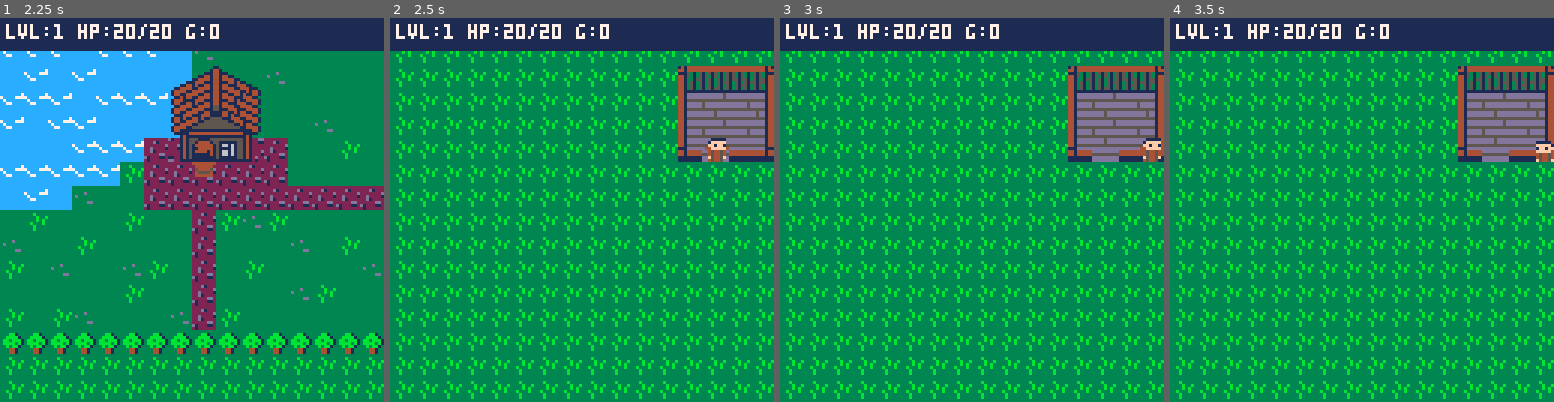
Above: before the commit, frames 1-4 (left to right).
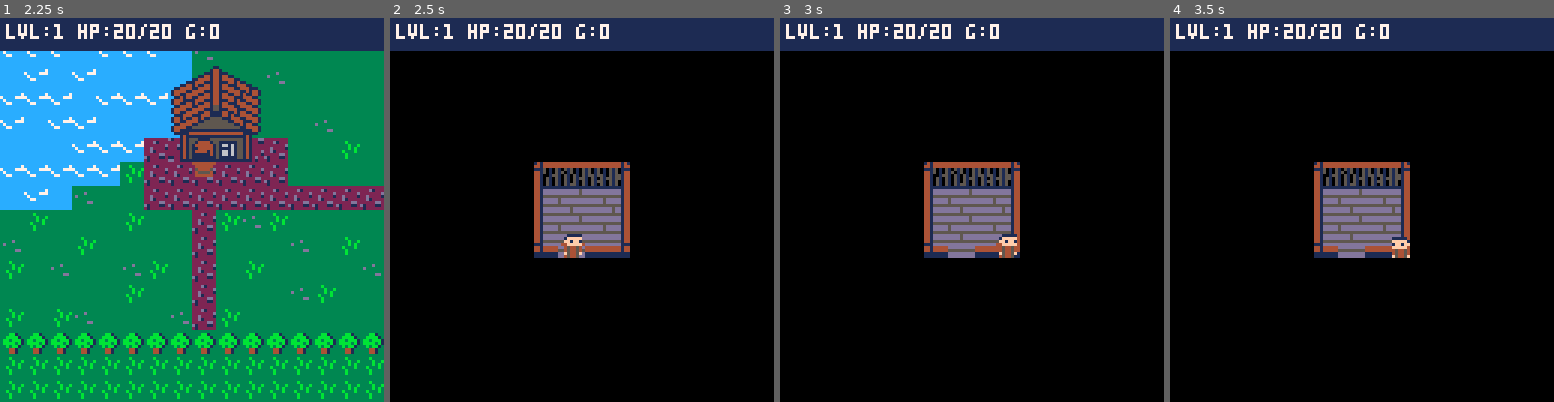
Above: after the commit, the same moments.

Repository: matthurtado/PicoRPG
Game: PICO-8 cartridge assets/base.p8
Same seed, same stepped clock (60 frames per second), same inputs: the game is played once before the commit and once after it.
Inputs:
- Up to frame 1 (2.25 s): tap X (X key) at 0.33, 1.07, 1.85 s; tap O (Z key) at 0.7, 1.7, 2.1 s; hold Right 1.6-2.1 s; hold Up from 2.15 s (still down)
- Up to frame 2 (2.5 s): release Up at 2.42 s; hold Right from 2.47 s (still down)
- Up to frame 3 (3 s): keep holding Right; tap O (Z key) at 2.5, 2.9 s; tap X (X key) at 2.97 s
- Up to frame 4 (3.5 s): release Right at 3.03 s; hold Left from 3.08 s (still down); tap O (Z key) at 3.3 s

Frame 1 is identical in both runs. In frame 2, 91% of the frame differs, in the area x 0-100%, y 8-100%; in frame 3, 91%; in frame 4, 91%.

Commit message:
Added function to clamp camera inside room when teleporting through door. Probably need to make the house bigger.

Diff:
--- a/src/systems/doors.lua
+++ b/src/systems/doors.lua
@@ -6,9 +6,5 @@
 STATE.doors.by_tile = STATE.doors.by_tile or {}
 
 -- Register your door tile(s) here:
-STATE.doors.by_tile[113] = {tx=125, ty=005}  -- door sprite #113 -> interior (96,20)
+STATE.doors.by_tile[113] = {tx=125, ty=005, room={x=124, y=002, w=4, h=4}}  -- door sprite #113 -> interior (96,20)
 STATE.doors.by_tile[121] = {tx=008, ty=005}
-
--- examples for more doors:
--- STATE.doors.by_tile[114] = {tx=104, ty=18}
--- STATE.doors.by_tile[115] = {tx=88,  ty=22}
--- a/src/systems/overworld.lua
+++ b/src/systems/overworld.lua
@@ -14,37 +14,35 @@
 -- helpers
 -- door helpers ---------------------------------------------------------------
 local function find_door_dest(tx, ty)
-  -- 1) exact cell match
+  -- exact cell override
   local by_cell = STATE.doors and STATE.doors.by_cell
   if by_cell then
     local d = by_cell[tx..","..ty]
-    if d then return d.tx, d.ty end
-  end
-
-  -- 2) by tile id
+    if d then return d.tx, d.ty, d.room end
+  end
+
+  -- by tile id
   local by_tile = STATE.doors and STATE.doors.by_tile
   if by_tile then
     local id = mget(tx,ty)
-    local d = by_tile[id] or by_tile[tostr(id)] -- tolerate string-keyed maps
-    if d then return d.tx, d.ty end
-  end
-
-  -- 3) fallback default (optional)
-  local def = STATE.default_interior
-  if def then return def.tx, def.ty end
+    local d = by_tile[id] or by_tile[tostr(id)]
+    if d then return d.tx, d.ty, d.room end
+  end
+
+  -- default (optional)
+  if STATE.default_interior then
+    local d = STATE.default_interior
+    return d.tx, d.ty, d.room
+  end
   return nil
 end
 
-
-local function teleport_to_tile(tx, ty)
+local function teleport_to_tile(tx, ty, room)
   local h=STATE.hero
   local px, py = tx*8, ty*8
-  h.x, h.y, h.tx, h.ty = px, py, px, py
+  h.x,h.y,h.tx,h.ty = px,py,px,py
   h.moving=false
-  -- center camera on hero
-  STATE.camx = mid(0, h.x-64, STATE.map_w*8-128)
-  STATE.camy = mid(0, h.y-64, STATE.map_h*8-128)
-  -- brief cooldown so we don't roll encounters right away
+  STATE.room = room or nil   -- << store active room when inside; nil when outside
   STATE.enc_cool = 10
 end
 
@@ -142,6 +140,35 @@
     return
   end
   STATE.enc_cool=5
+end
+
+local function set_camera_to_room_or_world()
+  local h=STATE.hero
+  if STATE.room then
+    local rx = STATE.room.x*8
+    local ry = STATE.room.y*8
+    local rw = STATE.room.w*8
+    local rh = STATE.room.h*8
+    local vw, vh = 128, 128
+
+    -- X axis
+    if rw <= vw then
+      -- room narrower than screen: center it
+      STATE.camx = flr(rx + rw/2 - vw/2)
+    else
+      STATE.camx = mid(rx, h.x-64, rx + rw - vw)
+    end
+    -- Y axis
+    if rh <= vh then
+      STATE.camy = flr(ry + rh/2 - vh/2)
+    else
+      STATE.camy = mid(ry, h.y-64, ry + rh - vh)
+    end
+  else
+    -- outside: clamp to full world
+    STATE.camx = mid(0, h.x-64, STATE.map_w*8-128)
+    STATE.camy = mid(0, h.y-64, STATE.map_h*8-128)
+  end
 end
 
 -- update/draw
@@ -191,18 +218,15 @@
     local id = mget(tx,ty)
 
     -- door check first
+    local tx,ty = flr(h.x/8), flr(h.y/8)
+    local id = mget(tx,ty)
     if fget(id,2) then
-      local dx,dy = find_door_dest(tx,ty)
-
+      local dx,dy,room = find_door_dest(tx,ty)
       if dx then
-        teleport_to_tile(dx,dy)
-        return -- stop here this frame (skip encounter roll)
+        teleport_to_tile(dx,dy,room)
+        return
       end
-    else
-      -- optional: clear door debug when not on a door
-      -- STATE.debug_msg = nil
-    end
-
+    end
     -- only roll encounters on tiles marked "not safe" (flag 1 set)
     if not is_safe(h.x, h.y) then
       try_encounter()
@@ -216,44 +240,39 @@
   else
     h.anim_t = 0
   end
-
-  -- keep camera on hero
-  STATE.camx = mid(0, h.x-64, STATE.map_w*8-128)
-  STATE.camy = mid(0, h.y-64, STATE.map_h*8-128)
+  set_camera_to_room_or_world()
 end
 
 function SYS.overworld.draw()
   local camx,camy=flr(STATE.camx or 0), flr(STATE.camy or 0)
   camera(camx, camy)
-
-  -- map
+  cls(0)
+
+  -- if inside a room, only draw that rectangle
+  if STATE.room then
+    local rx = STATE.room.x*8 - camx
+    local ry = STATE.room.y*8 - camy
+    local rw = STATE.room.w*8
+    local rh = STATE.room.h*8
+    clip(rx, ry, rw, rh)
+  end
+
+  -- draw map for the camera view
   local mx,my=flr(camx/8), flr(camy/8)
   map(mx, my, mx*8, my*8, 17, 17)
 
-  -- hero walking animation (left uses flipped right)
+  -- hero
   local h = STATE.hero
   local frames_right = {4,5}
   local frames_up    = {2,3}
   local frames_down  = {0,1}
-
-  local anim
-  if h.dir == 2 then
-    anim = frames_up
-  elseif h.dir == 3 then
-    anim = frames_down
-  else
-    anim = frames_right -- 0=left,1=right (flip left)
-  end
-
-  local idx = 1
-  if h.moving then
-    idx = 1 + (flr(h.anim_t/4) % 2)
-  end
-
+  local anim = (h.dir==2) and frames_up or (h.dir==3) and frames_down or frames_right
+  local idx = h.moving and (1 + (flr(h.anim_t/4) % 2)) or 1
   local flip_x = (h.dir == 0)
   spr(anim[idx], h.x, h.y, 1, 1, flip_x)
 
-  -- HUD, then overlay the encounter FX last so it covers everything
+  -- reset clip before HUD or effects
+  clip()
   camera()
   if SYS.ui and SYS.ui.hud then SYS.ui.hud(STATE.hero) end
   encounter_fx_draw()
